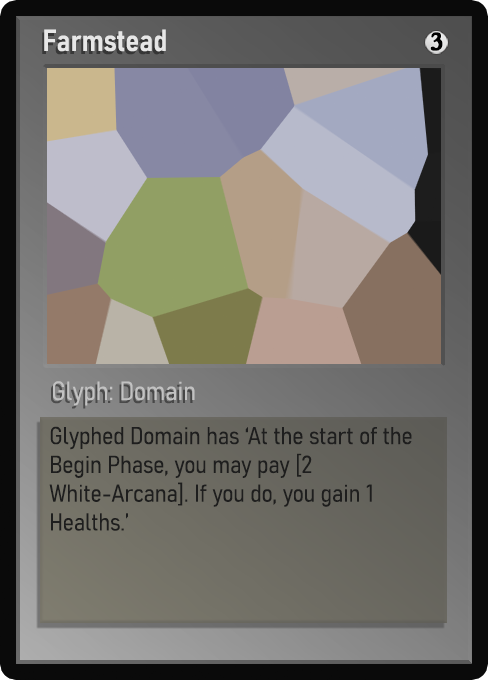
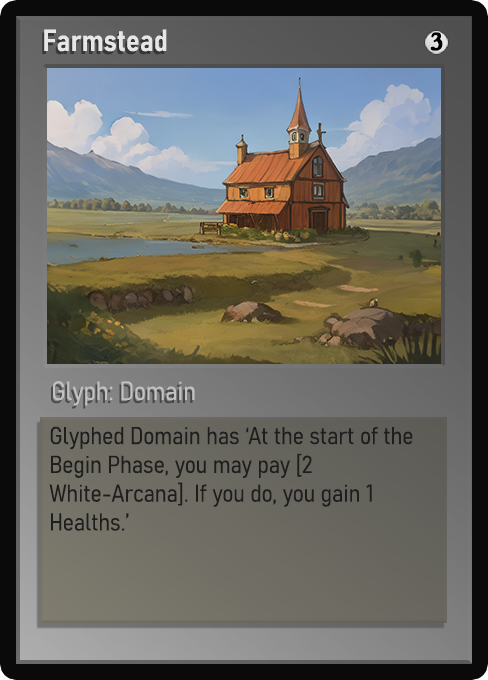
Revision of a layered 488×680 image; what changed, layer by layer:
painted on "Name" over [59, 29, 167, 52]
painted on "Class" over [53, 382, 188, 406]
painted on "Desc_norm" over [52, 427, 413, 531]
painted on "Artwork" over [47, 68, 441, 364]
